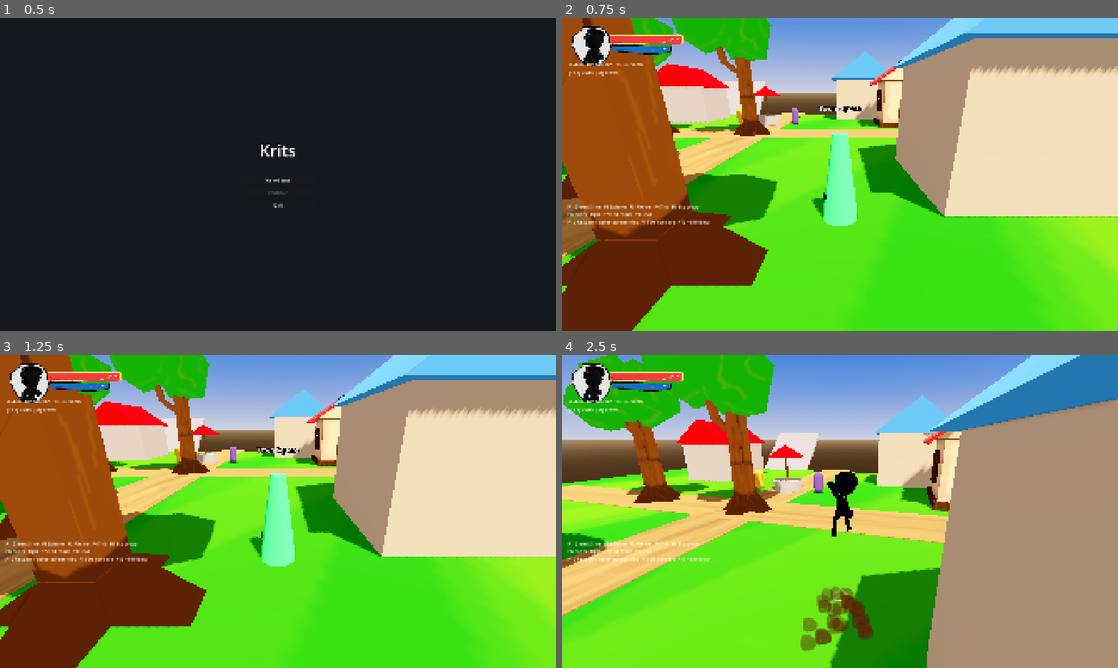
Above: before the commit, frames 1-4 (two rows, left to right).
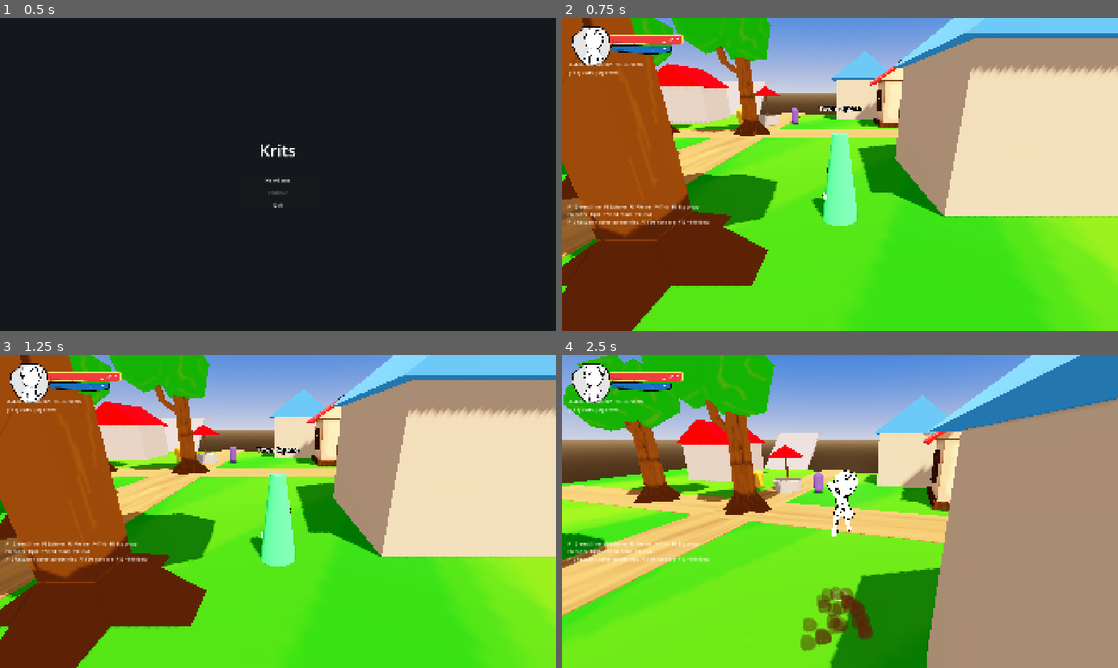
Above: after the commit, the same moments.

Repository: doggoanim/Krits
Game: Godot game, scene res://ui/main_menu.tscn
Two runs of this game, one before a commit and one after it. Both use one fixed random seed, a clock stepped at 60 frames per second and the inputs below.
Inputs (mouse positions are in pixels of both pictures, inside the frame that each line leads up to):
- Up to frame 1 (0.5 s): no input
- Up to frame 2 (0.75 s): click "New Game" at 0.5 s
- Up to frame 3 (1.25 s): no input
- Up to frame 4 (2.5 s): tap Enter at 1.25 s; move the mouse to (867, 511) at 1.27 s; hold Ctrl (crouch_pound) 1.28-2.03 s; hold W (move_forward) from 1.28 s (still down); click (867, 511) at 1.42 s; tap Space (jump) at 1.52, 2.27 s; move the mouse to (812, 511) at 2.02 s; tap E (interact) at 2.1 s

Frame 1 is identical in both runs. In frame 2, 0.3% of the frame differs, in the area x 3-48%, y 3-58%; in frame 3, 0.3%; in frame 4, 0.9%, in the area x 3-54%, y 3-58%.

Commit message:
Fix black characters: albedo_color was black, not just untextured
Diagnostics (hardcoded red -> worked; raw albedo_color alone -> still
black) isolated it: the original character material's actual color
isn't carried in albedo_color at all, it just defaults to black there
because the real color comes from vertex colors
(BaseMaterial3D.vertex_color_use_as_albedo), which ModelUtil never
copied over - so the cel material was multiplying texture * black
regardless of the model's real appearance.

toon.gdshader now takes a use_vertex_color flag and multiplies in
COLOR (the mesh's vertex color attribute) when the source material
used it, matching BaseMaterial3D's own behavior instead of silently
dropping it. Also added a safety fallback: a material with no texture,
no vertex color, and a literal black albedo_color is never actually
an intentional black tint, so that specific combination falls back to
white.

Restores the real light()/depth_draw_opaque logic and the player's
outline, both temporarily disabled during the previous diagnostic
round-trips.

Co-Authored-By: Claude Sonnet 5 <noreply@anthropic.com>
Claude-Session: https://claude.ai/code/session_01TYpdm1jACUqsWG6yyTxbgm

Diff:
--- a/core/model_util.gd
+++ b/core/model_util.gd
@@ -76,7 +76,19 @@
 				var cel := ShaderMaterial.new()
 				cel.shader = CEL_SHADER
 				cel.set_shader_parameter(&"albedo_texture", base.albedo_texture if base.albedo_texture else _get_white_texture())
-				cel.set_shader_parameter(&"albedo_color", base.albedo_color)
+				cel.set_shader_parameter(&"use_vertex_color", base.vertex_color_use_as_albedo)
+				# A model whose actual color comes from vertex colors (common
+				# for simple/stylized exports) often leaves albedo_color at a
+				# literal black rather than white, since the source material
+				# never meant it to be read on its own — it's only a factor
+				# multiplied with the vertex color. If nothing else is going
+				# to supply color (no texture, no vertex color) a flat black
+				# tint is never actually intentional, so fall back to white.
+				var tint := base.albedo_color
+				if tint.r < 0.001 and tint.g < 0.001 and tint.b < 0.001 \
+						and not base.vertex_color_use_as_albedo and base.albedo_texture == null:
+					tint = Color.WHITE
+				cel.set_shader_parameter(&"albedo_color", tint)
 				mi.set_surface_override_material(i, cel)
 				out_materials.append(cel)
 		if outline_thickness > 0.0:
--- a/player/player_visual.gd
+++ b/player/player_visual.gd
@@ -66,7 +66,7 @@
 const SLIME_TINT_COLOR := Color(0x5A / 255.0, 0x8B / 255.0, 0x2F / 255.0)
 const SLIME_TINT_STRENGTH := 0.6
 
-@export var outline_enabled := false   # TEMPORARY — off to isolate whether CelOutline is what's rendering black, see toon.gdshader debugging
+@export var outline_enabled := true
 @export var outline_thickness_ratio := 0.011   ## outline thickness, as a fraction of the character's height
 @export var outline_color := Color.BLACK
 
--- a/shading/toon.gdshader
+++ b/shading/toon.gdshader
@@ -1,17 +1,5 @@
 shader_type spatial;
-render_mode depth_draw_opaque, diffuse_lambert;
-// TEMPORARY DIAGNOSTIC: light() commented out below, falling back to
-// Godot's normal built-in lighting, to isolate whether the custom light()
-// override is what's causing characters to render black. Restore once
-// confirmed either way.
-// Writing to ALPHA below (even though it's normally 1.0) makes Godot treat
-// this as a transparent material by default, which skips writing to the
-// depth buffer — that breaks CelOutline's inverted-hull outline technique,
-// since the real mesh then fails to occlude the black outline shell behind
-// it and the whole character renders as a solid black silhouette instead of
-// a thin rim. depth_draw_opaque forces normal depth writing regardless of
-// the alpha value, restoring correct occlusion.
-//
+render_mode depth_draw_opaque;
 // Project-wide cel/toon shader. The reason this exists instead of just using
 // the built-in `diffuse_toon` render mode (still used by a few one-off
 // materials elsewhere, e.g. the water shader): that mode only bands the
@@ -22,16 +10,28 @@
 // exactly the same hard/soft treatment as the lit/dark band, because both
 // come from thresholding the same `lit` value below.
 //
+// depth_draw_opaque: writing to ALPHA below (even though it's normally 1.0)
+// makes Godot treat this as a transparent material by default, which skips
+// writing to the depth buffer — that breaks CelOutline's inverted-hull
+// outline technique, since the real mesh then fails to occlude the black
+// outline shell behind it and the whole character renders as a solid black
+// silhouette instead of a thin rim. This render mode forces normal depth
+// writing regardless of the alpha value, restoring correct occlusion.
+//
 // Usage: duplicate shading/toon_material.tres (or make a fresh
 // ShaderMaterial pointed at this shader) and assign it as a mesh surface's
 // material/material override — the player model, enemies, world props,
 // anything. ModelUtil.apply_cel_shading() does this automatically for any
 // rigged character model (see core/model_util.gd), one dedicated material
 // per mesh surface so each can be tinted independently (flash-on-hit, slime
-// tint, ...) via ModelUtil.get_tint()/set_tint().
+// tint, ...) via ModelUtil.get_tint()/set_tint(). It also carries over
+// vertex-color-as-albedo from the source material if that's how it was
+// authored (use_vertex_color) rather than assuming every model's actual
+// color lives in albedo_color/albedo_texture.
 
 uniform sampler2D albedo_texture : source_color;
 uniform vec4 albedo_color : source_color = vec4(1.0, 1.0, 1.0, 1.0);
+uniform bool use_vertex_color = false;   // multiply in the mesh's own vertex colors, matching BaseMaterial3D.vertex_color_use_as_albedo
 
 uniform float shadow_threshold : hint_range(0.0, 1.0) = 0.5;   // where the lit/shadow band flips
 uniform float shadow_softness : hint_range(0.0, 0.5) = 0.05;   // width of that edge; 0 = razor-sharp
@@ -46,16 +46,13 @@
 uniform vec4 specular_color : source_color = vec4(1.0, 1.0, 1.0, 1.0);
 
 void fragment() {
-	// TEMPORARY DIAGNOSTIC — shows the raw albedo_color parameter alone, no
-	// texture involved, to see whether the color passed in from ModelUtil is
-	// itself black (vs. the texture being the black one). Restore once
-	// confirmed.
-	ALBEDO = albedo_color.rgb;
-	ALPHA = 1.0;
-
 	vec4 tex = texture(albedo_texture, UV);
-	// ALBEDO = tex.rgb * albedo_color.rgb;
-	// ALPHA = tex.a * albedo_color.a;
+	vec3 color = albedo_color.rgb;
+	if (use_vertex_color) {
+		color *= COLOR.rgb;
+	}
+	ALBEDO = tex.rgb * color;
+	ALPHA = tex.a * albedo_color.a;
 
 	if (rim_strength > 0.0) {
 		float rim = pow(1.0 - clamp(dot(NORMAL, VIEW), 0.0, 1.0), max(rim_power, 0.001));
@@ -63,23 +60,23 @@
 	}
 }
 
-// void light() {
-// 	// ATTENUATION already carries Godot's shadow factor (0 = fully shadowed,
-// 	// 1 = fully lit, with a soft PCF-blurred gradient across the penumbra).
-// 	// Folding it into the same value we band below means the shadow's own
-// 	// edge gets quantized exactly like the light/dark terminator does,
-// 	// instead of staying a smooth blur next to a hard band.
-// 	float lit = clamp(dot(NORMAL, LIGHT), 0.0, 1.0) * ATTENUATION;
-// 	float band = smoothstep(shadow_threshold - shadow_softness, shadow_threshold + shadow_softness, lit);
-//
-// 	vec3 lit_color = ALBEDO * LIGHT_COLOR;
-// 	vec3 shadowed_color = ALBEDO * shadow_tint.rgb * LIGHT_COLOR;
-// 	DIFFUSE_LIGHT += mix(shadowed_color, lit_color, band);
-//
-// 	if (specular_strength > 0.0) {
-// 		vec3 half_vec = normalize(LIGHT + VIEW);
-// 		float ndoth = clamp(dot(NORMAL, half_vec), 0.0, 1.0);
-// 		float spec_band = smoothstep(specular_threshold - 0.02, specular_threshold + 0.02, ndoth) * band;
-// 		SPECULAR_LIGHT += specular_color.rgb * spec_band * specular_strength;
-// 	}
-// }
+void light() {
+	// ATTENUATION already carries Godot's shadow factor (0 = fully shadowed,
+	// 1 = fully lit, with a soft PCF-blurred gradient across the penumbra).
+	// Folding it into the same value we band below means the shadow's own
+	// edge gets quantized exactly like the light/dark terminator does,
+	// instead of staying a smooth blur next to a hard band.
+	float lit = clamp(dot(NORMAL, LIGHT), 0.0, 1.0) * ATTENUATION;
+	float band = smoothstep(shadow_threshold - shadow_softness, shadow_threshold + shadow_softness, lit);
+
+	vec3 lit_color = ALBEDO * LIGHT_COLOR;
+	vec3 shadowed_color = ALBEDO * shadow_tint.rgb * LIGHT_COLOR;
+	DIFFUSE_LIGHT += mix(shadowed_color, lit_color, band);
+
+	if (specular_strength > 0.0) {
+		vec3 half_vec = normalize(LIGHT + VIEW);
+		float ndoth = clamp(dot(NORMAL, half_vec), 0.0, 1.0);
+		float spec_band = smoothstep(specular_threshold - 0.02, specular_threshold + 0.02, ndoth) * band;
+		SPECULAR_LIGHT += specular_color.rgb * spec_band * specular_strength;
+	}
+}
